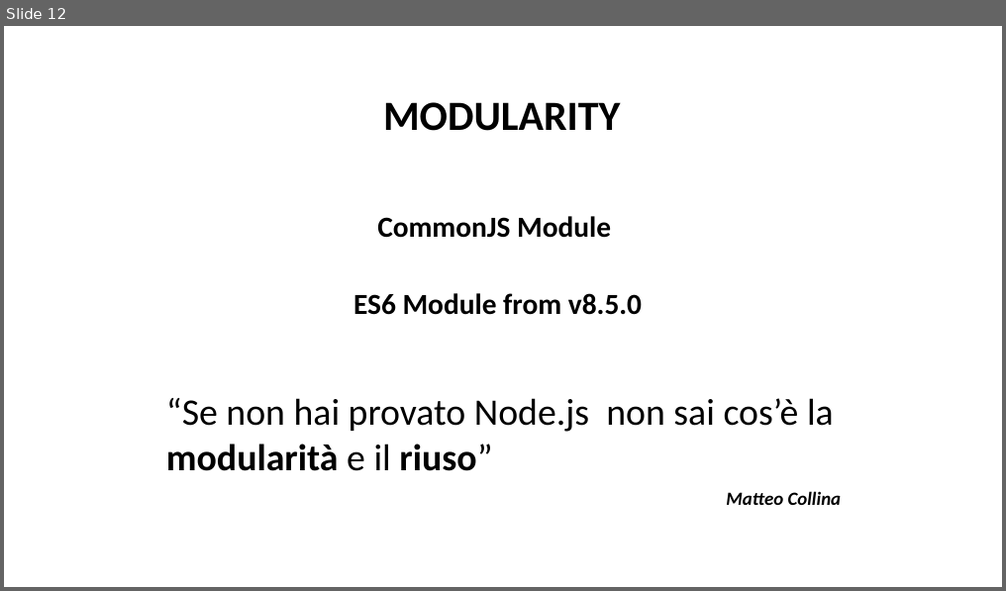
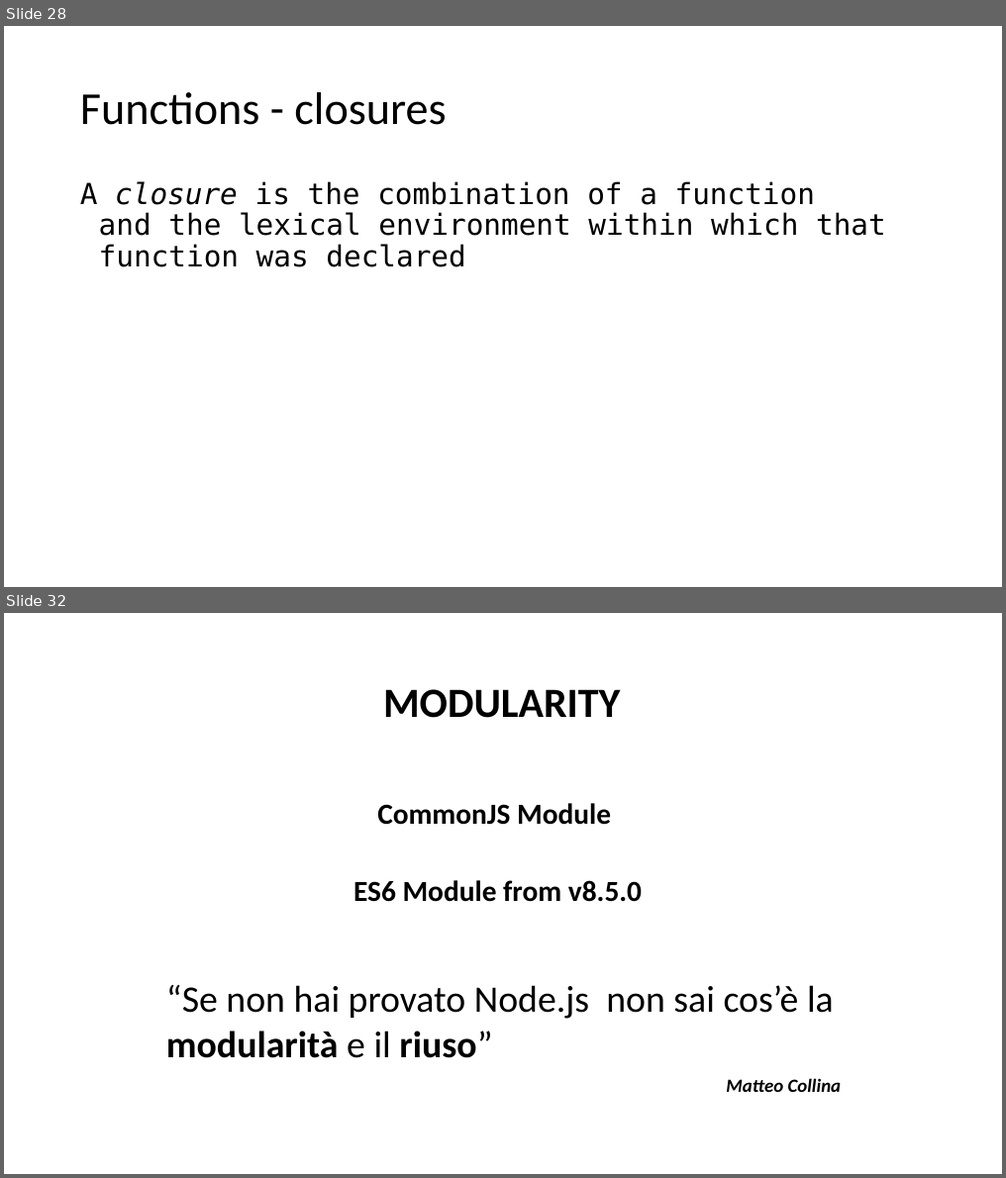
Before and after one commit to NickNaso/nodejs-tsw-2017, a slide deck: slides/nodejs-from-zero-to-hero.pptx. Shown one above the other, each under a label of ours: slide 12 before the commit, slides 28 and 32 after it; the slides between them are not shown. The pictures are 1006x591 and 1006x1178 pixels, drawn with LibreOffice and Linux fonts; fonts in the diff are those of the drawing. Boxes give left, top, right and bottom in pixels: in the first picture for what was removed or moved away, otherwise in the second. Text is boxed around its words. In the diff, an @@ line names an element or a change of style, - is before the commit and + after.

```diff
--- a/slides/nodejs-from-zero-to-hero.pptx
+++ b/slides/nodejs-from-zero-to-hero.pptx
@@ slide 28 added at (4, 26, 1002, 587), background #FFFFFF @@
@@ title added at (80, 92, 446, 125), 44 pt, text #000000 @@
+Functions - closures
@@ text added at (80, 181, 886, 268), 28 pt, text #000000 @@
+A closure is the combination of a function and the lexical environment within which that function was declared
@@ what was slide 12 is now slide 32 @@
```
Also in this commit, not shown: 19 other slides added, 33 other files.
